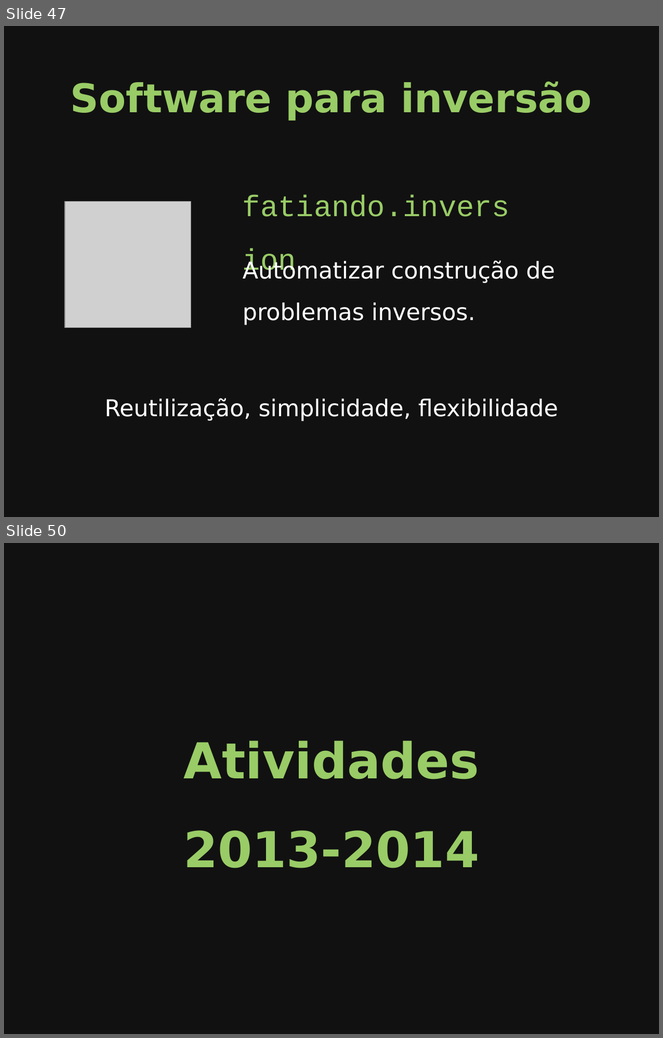
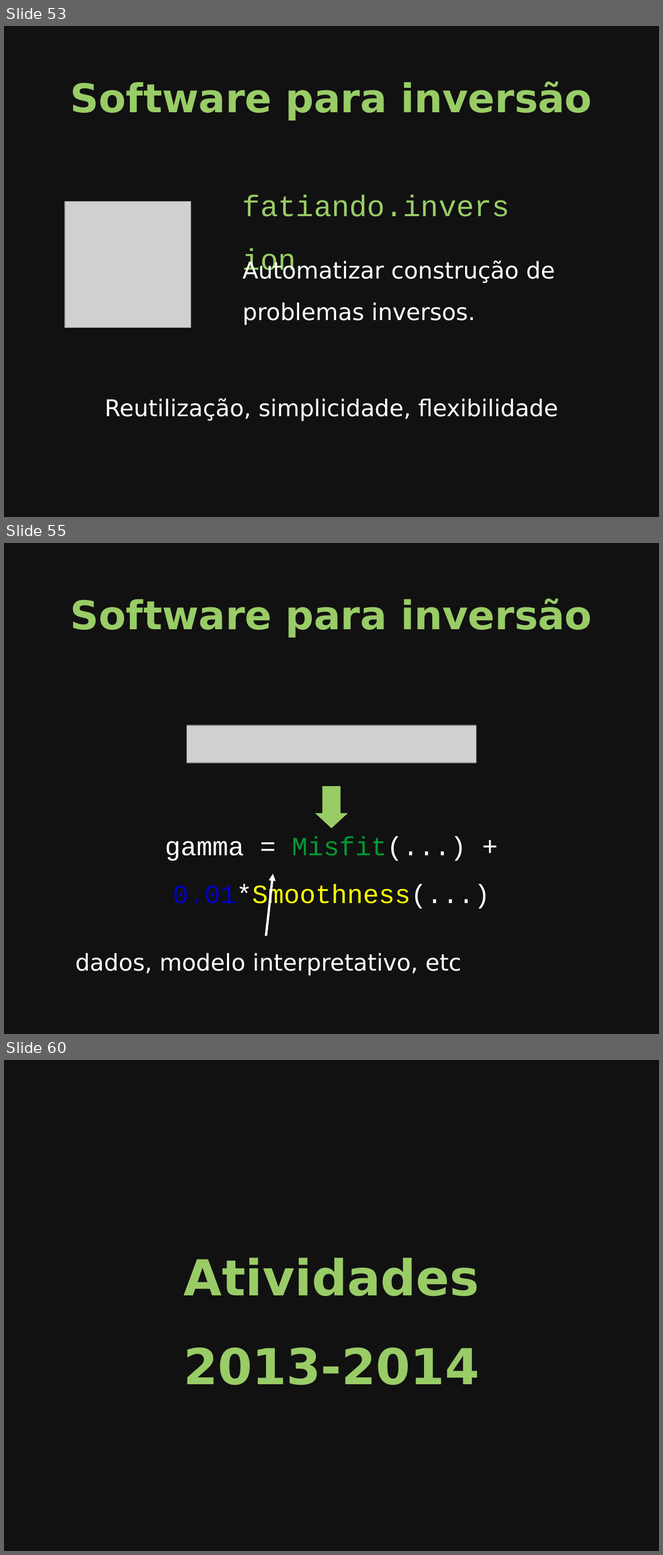
Before and after one commit to leouieda/seminario-on-2014, a slide deck: slides.odp. Shown one above the other, each under a label of ours: slides 47 and 50 before the commit, slides 53, 55 and 60 after it; the slides between them are not shown. The pictures are 663x1038 and 663x1555 pixels, drawn with LibreOffice and Linux fonts; fonts in the diff are those of the drawing; grey boxes stand for pictures. Boxes give left, top, right and bottom in pixels: in the first picture for what was removed or moved away, otherwise in the second. Text is boxed around its words. In the diff, an @@ line names an element or a change of style, - is before the commit and + after.

```diff
--- a/slides.odp
+++ b/slides.odp
@@ slide 55 added at [4, 543, 659, 1034], background #111111 @@
@@ title added at [71, 598, 592, 638], 48 pt, text #99CC66, bold @@
+Software para inversão
@@ picture added at [187, 726, 477, 763] @@
@@ down arrow added at [315, 786, 348, 828], fill #99CC66 @@
@@ text added at [165, 837, 490, 911], 32 pt, text #FFFFFF @@
+gamma = Misfit(...) + 0.01*Smoothness(...)
@@ arrow added from (266, 936) to (273, 874), #FFFFFF 2.83 pt @@
@@ text added at [75, 953, 462, 976], 28 pt, text #FFFFFF @@
+dados, modelo interpretativo, etc
@@ what was slide 47 is now slide 53 @@
@@ what was slide 50 is now slide 60 @@
```
Also in this commit, not shown: 18 slides changed, 13 other slides added, 4 slides removed, 2 other files.
